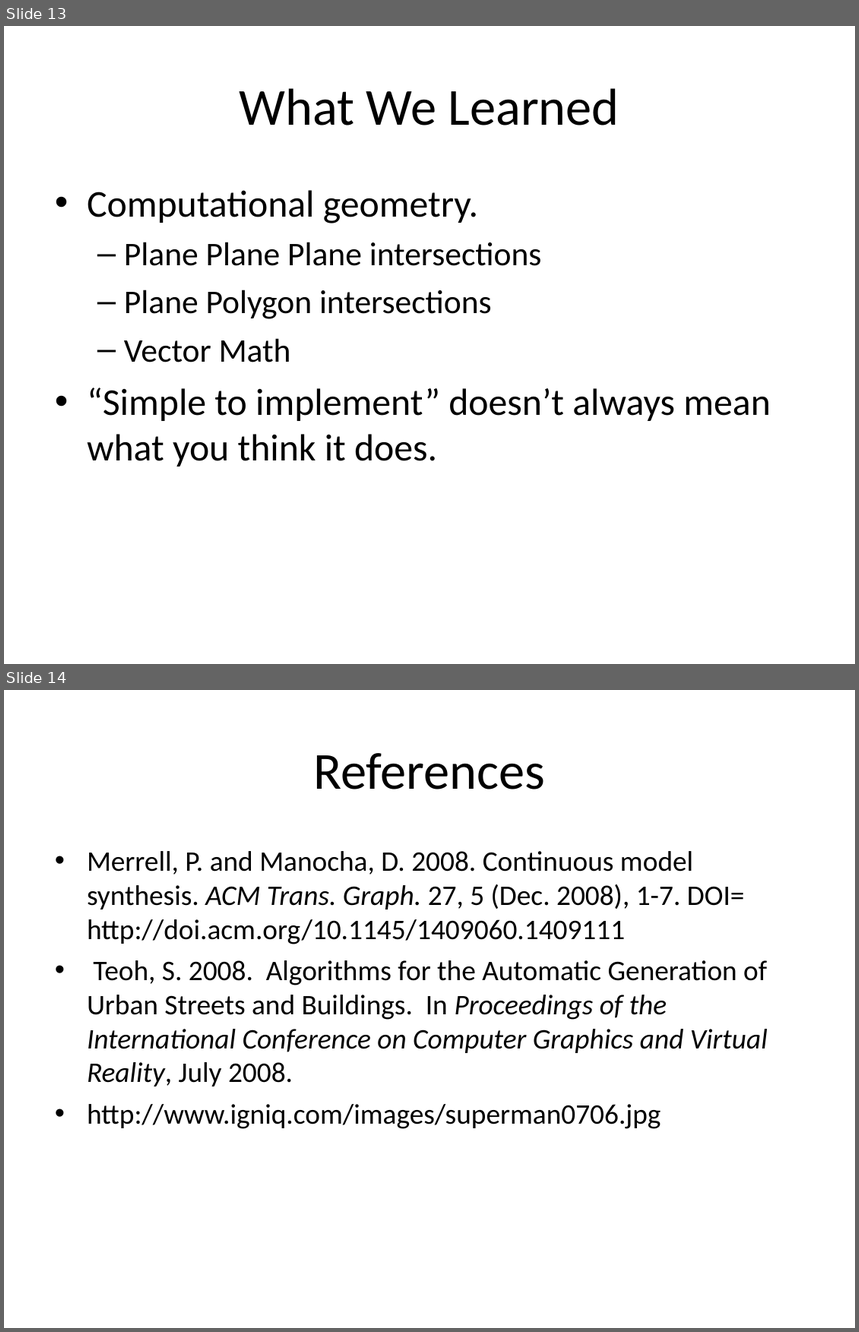
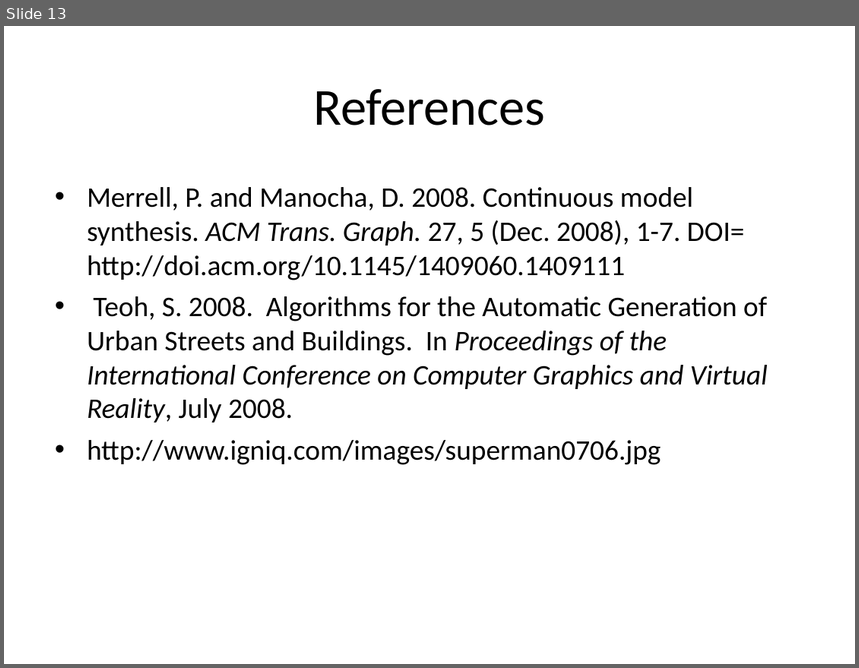
Before and after one commit to reinebold/cs580CMS, a slide deck: Documents/Creating a Procedural City.ppt. Shown one above the other, each under a label of ours: slides 13 and 14 before the commit, slide 13 after it. The pictures are 859x1332 and 859x668 pixels, drawn with LibreOffice and Linux fonts; fonts in the diff are those of the drawing. Boxes give left, top, right and bottom in pixels: in the first picture for what was removed or moved away, otherwise in the second. Text is boxed around its words. In the diff, an @@ line names an element or a change of style, - is before the commit and + after.

```diff
--- a/Documents/Creating a Procedural City.ppt
+++ b/Documents/Creating a Procedural City.ppt
@@ slide 13 removed at [4, 26, 855, 664], background #FFFFFF @@
@@ title removed at [239, 88, 620, 126] @@
-What We Learned
@@ text removed at [87, 190, 770, 467] @@
-• Computational geometry.
-  – Plane Plane Plane intersections
-  – Plane Polygon intersections
-  – Vector Math
-• “Simple to implement” doesn’t always mean what you think it does.
@@ what was slide 14 is now slide 13 @@
```
Also in this commit, not shown: 9 slides changed, 5 slides added, 3 other slides removed, 1 other file.
